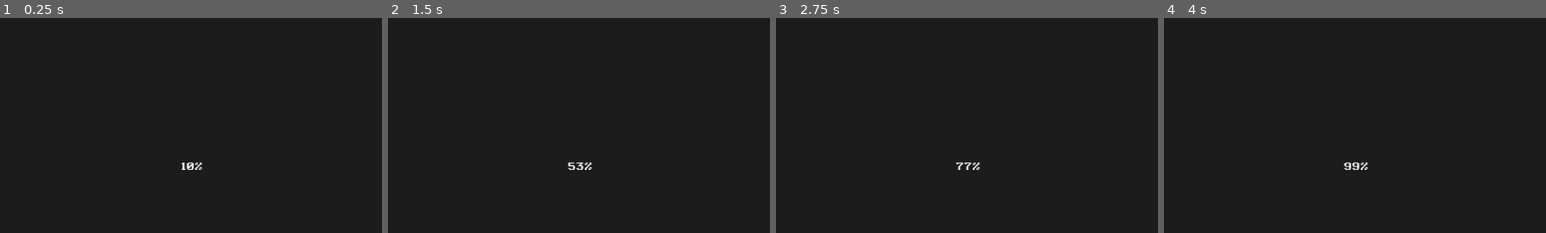
Above: before the commit, frames 1-4 (left to right).
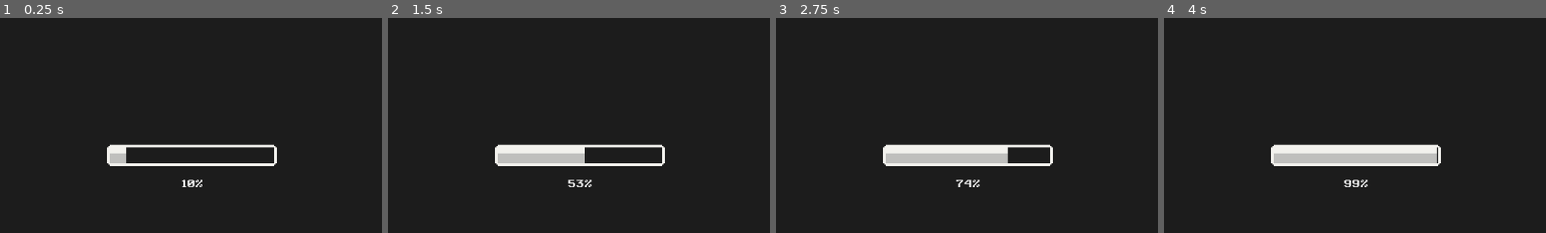
Above: after the commit, the same moments.

Repository: VileOar/ludum-dare-54
Game: Godot game, scene res://scenes/start_menu/main_menu_draft.tscn
Two runs of this game, one before a commit and one after it. Both use one fixed random seed, a clock stepped at 60 frames per second and the inputs below. Before the commit the project starts from res://scenes/main_menu.tscn. Sound files missing from this copy of the repository are replaced by a short silence.
Inputs (mouse positions are % of the whole screen's width and height, from its top left):
- Up to frame 1 (0.25 s): no input
- Up to frame 2 (1.5 s): click (50, 43) at 0.5 s, where only the run after the commit has a clickable "Start"; click (50, 43) at 1.25 s, where only the run after the commit has a clickable "Start"
- Up to frame 3 (2.75 s): click (50, 43) at 2 s, where only the run after the commit has a clickable "Start"
- Up to frame 4 (4 s): click (50, 56) at 2.75 s, where only the run after the commit has a clickable "How to Play"; click (50, 69) at 3.5 s, where only the run after the commit has a clickable "Credits"
The pictures show only the part of the screen within x 25-75%, y 50-100%; the shares and areas given below are measured in that part.

The runs differ from the first frame. In frame 1, 2.0% of the frame differs, in the area x 28-73%, y 58-79%; in frame 2, 3.3%; in frame 3, 3.9%; in frame 4, 4.7%.

Commit message:
finished main menu

Diff:
--- a/assets/themes/default_theme.tres
+++ b/assets/themes/default_theme.tres
@@ -342,6 +342,32 @@
 texture_margin_right = 16.0
 texture_margin_bottom = 8.0
 region_rect = Rect2(0, 288, 96, 96)
+
+[sub_resource type="StyleBoxFlat" id="StyleBoxFlat_bgk3w"]
+content_margin_left = 8.0
+content_margin_top = 32.0
+content_margin_right = 8.0
+content_margin_bottom = 32.0
+bg_color = Color(0.396078, 0.862745, 0.839216, 1)
+
+[sub_resource type="StyleBoxFlat" id="StyleBoxFlat_ko25w"]
+content_margin_left = 8.0
+content_margin_top = 32.0
+content_margin_right = 8.0
+content_margin_bottom = 32.0
+bg_color = Color(0.396078, 0.862745, 0.839216, 1)
+
+[sub_resource type="StyleBoxFlat" id="StyleBoxFlat_55vi4"]
+content_margin_left = 8.0
+content_margin_top = 32.0
+content_margin_right = 8.0
+content_margin_bottom = 32.0
+bg_color = Color(0.74902, 0.74902, 0.741176, 1)
+
+[sub_resource type="StyleBoxFlat" id="StyleBoxFlat_re8m2"]
+content_margin_left = 8.0
+content_margin_right = 8.0
+bg_color = Color(0.156863, 0.643137, 0.796078, 1)
 
 [sub_resource type="StyleBoxTexture" id="StyleBoxTexture_qu1sc"]
 texture = ExtResource("1_xv5vh")
@@ -447,5 +473,9 @@
 TitlePanel/styles/panel = SubResource("StyleBoxTexture_3dgwe")
 ToolbarPanel/base_type = &"PanelContainer"
 ToolbarPanel/styles/panel = SubResource("StyleBoxTexture_f1jrm")
+VScrollBar/styles/grabber = SubResource("StyleBoxFlat_bgk3w")
+VScrollBar/styles/grabber_highlight = SubResource("StyleBoxFlat_ko25w")
+VScrollBar/styles/grabber_pressed = SubResource("StyleBoxFlat_55vi4")
+VScrollBar/styles/scroll = SubResource("StyleBoxFlat_re8m2")
 WindowPanel/base_type = &"PanelContainer"
 WindowPanel/styles/panel = SubResource("StyleBoxTexture_qu1sc")
--- a/project.godot
+++ b/project.godot
@@ -12,7 +12,7 @@
 
 config/name="Bonzios"
 config/description="OS simulation game."
-run/main_scene="res://scenes/main_menu.tscn"
+run/main_scene="res://scenes/start_menu/main_menu_draft.tscn"
 config/features=PackedStringArray("4.1", "Forward Plus")
 config/icon="res://assets/gfx/virus_frame.png"
 
--- a/scenes/main_menu.tscn
+++ b/scenes/main_menu.tscn
@@ -438,10 +438,11 @@
 offset_bottom = 648.0
 
 [node name="ProgressBar" type="ProgressBar" parent="ProgressCenter"]
+modulate = Color(1, 1, 1, 0)
 layout_mode = 2
 theme_override_styles/background = SubResource("StyleBoxEmpty_df11f")
 theme_override_styles/fill = SubResource("StyleBoxEmpty_pjkjx")
-value = 94.4
+value = 100.0
 
 [node name="TitleContainer" type="CenterContainer" parent="."]
 modulate = Color(1, 1, 1, 0)
@@ -461,6 +462,7 @@
 offset_bottom = 40.0
 
 [node name="UserContainer" type="CenterContainer" parent="MainUsers"]
+visible = false
 modulate = Color(1, 1, 1, 0)
 layout_mode = 0
 offset_top = 192.0
--- /dev/null
+++ b/scenes/start_menu/boot_screen.gd
@@ -0,0 +1,11 @@
+extends Control
+class_name BootScreen
+
+@onready var _progress_bar = %ProgressBar
+@onready var _progress_label = %ProgressLabel
+
+@export var value: float:
+	set(val):
+		value = val
+		_progress_bar.value = val
+		_progress_label.value = val
--- a/scenes/start_menu/boot_screen.tscn
+++ b/scenes/start_menu/boot_screen.tscn
@@ -1,4 +1,6 @@
-[gd_scene load_steps=3 format=3 uid="uid://b7pmiea2m8gvm"]
+[gd_scene load_steps=4 format=3 uid="uid://b7pmiea2m8gvm"]
+
+[ext_resource type="Script" path="res://scenes/start_menu/boot_screen.gd" id="1_ek302"]
 
 [sub_resource type="StyleBoxEmpty" id="StyleBoxEmpty_2bo5r"]
 
@@ -11,6 +13,7 @@
 anchor_bottom = 1.0
 grow_horizontal = 2
 grow_vertical = 2
+script = ExtResource("1_ek302")
 
 [node name="BGTransition" type="ColorRect" parent="."]
 layout_mode = 1
@@ -38,6 +41,7 @@
 theme_override_constants/separation = 16
 
 [node name="ProgressBar" type="ProgressBar" parent="ProgressCentre/VBoxContainer"]
+unique_name_in_owner = true
 custom_minimum_size = Vector2(256, 32)
 layout_mode = 2
 size_flags_horizontal = 4
@@ -45,7 +49,7 @@
 show_percentage = false
 
 [node name="ProgressLabel" type="ProgressBar" parent="ProgressCentre/VBoxContainer"]
+unique_name_in_owner = true
 layout_mode = 2
 theme_override_styles/background = SubResource("StyleBoxEmpty_2bo5r")
 theme_override_styles/fill = SubResource("StyleBoxEmpty_gm4jk")
-value = 94.4
--- a/scenes/start_menu/how_to_play.tscn
+++ b/scenes/start_menu/how_to_play.tscn
@@ -31,7 +31,7 @@
 
 [sub_resource type="AtlasTexture" id="AtlasTexture_5r0ol"]
 atlas = ExtResource("4_abcgw")
-region = Rect2(128, 0, 64, 64)
+region = Rect2(129, 0, 64, 64)
 
 [node name="HowToPlay" type="MarginContainer"]
 anchors_preset = 15
--- a/scenes/start_menu/main_menu.gd
+++ b/scenes/start_menu/main_menu.gd
@@ -4,6 +4,7 @@
 @export var main_scene : PackedScene
 
 @onready var _menu_audio = $MenuAudio
+@onready var _animation_player = %AnimationPlayer
 
 @onready var _main_buttons = %Buttons
 @onready var _backable_screens = %BackableScreens
@@ -28,6 +29,8 @@
 
 
 func _on_start_pressed():
+	_animation_player.play("start")
+	await _animation_player.animation_finished
 	get_tree().change_scene_to_packed(main_scene)
 
 
--- a/scenes/start_menu/main_menu_draft.tscn
+++ b/scenes/start_menu/main_menu_draft.tscn
@@ -7,6 +7,182 @@
 [ext_resource type="FontFile" uid="uid://b2deer6q5fn0e" path="res://assets/fonts/DotGothic16-Regular.ttf" id="3_vuigh"]
 [ext_resource type="PackedScene" uid="uid://c5fyc1alkq7jd" path="res://scenes/start_menu/credits.tscn" id="4_cpw2a"]
 [ext_resource type="PackedScene" uid="uid://bclnq8r0xonxq" path="res://scenes/start_menu/how_to_play.tscn" id="5_2yyt8"]
+
+[sub_resource type="Animation" id="Animation_rjk1x"]
+resource_name = "enter"
+length = 13.0
+step = 0.05
+tracks/0/type = "value"
+tracks/0/imported = false
+tracks/0/enabled = true
+tracks/0/path = NodePath("BootScreen:value")
+tracks/0/interp = 1
+tracks/0/loop_wrap = true
+tracks/0/keys = {
+"times": PackedFloat32Array(0, 0.5, 0.7, 1, 1.3, 1.8, 2.3, 3.2, 4, 4.3, 4.4, 4.55, 4.75, 4.9, 5.2, 5.5, 6.1, 6.7, 7.1),
+"transitions": PackedFloat32Array(1, 1, 1, 1, 1, 1, 1, 1, 1, 1, 1, 1, 1, 1, 1, 1, 1, 1, 1),
+"update": 0,
+"values": [0.0, 20.0, 20.0, 21.0, 53.0, 53.0, 55.0, 93.0, 99.0, 99.0, 92.0, 92.0, 68.0, 68.0, 61.0, 61.0, 62.0, 75.0, 100.0]
+}
+tracks/1/type = "method"
+tracks/1/imported = false
+tracks/1/enabled = true
+tracks/1/path = NodePath("MenuAudio")
+tracks/1/interp = 1
+tracks/1/loop_wrap = true
+tracks/1/keys = {
+"times": PackedFloat32Array(8),
+"transitions": PackedFloat32Array(1),
+"values": [{
+"args": [],
+"method": &"start_menu_music"
+}]
+}
+tracks/2/type = "value"
+tracks/2/imported = false
+tracks/2/enabled = true
+tracks/2/path = NodePath("BootScreen:modulate")
+tracks/2/interp = 1
+tracks/2/loop_wrap = true
+tracks/2/keys = {
+"times": PackedFloat32Array(0, 7.5, 8),
+"transitions": PackedFloat32Array(1, 1, 1),
+"update": 0,
+"values": [Color(1, 1, 1, 1), Color(1, 1, 1, 1), Color(1, 1, 1, 0)]
+}
+tracks/3/type = "value"
+tracks/3/imported = false
+tracks/3/enabled = true
+tracks/3/path = NodePath("BootScreen:visible")
+tracks/3/interp = 1
+tracks/3/loop_wrap = true
+tracks/3/keys = {
+"times": PackedFloat32Array(0, 8),
+"transitions": PackedFloat32Array(1, 1),
+"update": 1,
+"values": [true, false]
+}
+tracks/4/type = "value"
+tracks/4/imported = false
+tracks/4/enabled = true
+tracks/4/path = NodePath("ColorRect2:visible")
+tracks/4/interp = 1
+tracks/4/loop_wrap = true
+tracks/4/keys = {
+"times": PackedFloat32Array(0),
+"transitions": PackedFloat32Array(1),
+"update": 1,
+"values": [false]
+}
+tracks/5/type = "value"
+tracks/5/imported = false
+tracks/5/enabled = true
+tracks/5/path = NodePath("ColorRect2:modulate")
+tracks/5/interp = 1
+tracks/5/loop_wrap = true
+tracks/5/keys = {
+"times": PackedFloat32Array(0),
+"transitions": PackedFloat32Array(1),
+"update": 0,
+"values": [Color(1, 1, 1, 0)]
+}
+
+[sub_resource type="Animation" id="Animation_3lu5x"]
+length = 0.001
+tracks/0/type = "value"
+tracks/0/imported = false
+tracks/0/enabled = true
+tracks/0/path = NodePath("BootScreen:value")
+tracks/0/interp = 1
+tracks/0/loop_wrap = true
+tracks/0/keys = {
+"times": PackedFloat32Array(0),
+"transitions": PackedFloat32Array(1),
+"update": 0,
+"values": [0.0]
+}
+tracks/1/type = "value"
+tracks/1/imported = false
+tracks/1/enabled = true
+tracks/1/path = NodePath("BootScreen:modulate")
+tracks/1/interp = 1
+tracks/1/loop_wrap = true
+tracks/1/keys = {
+"times": PackedFloat32Array(0),
+"transitions": PackedFloat32Array(1),
+"update": 0,
+"values": [Color(1, 1, 1, 1)]
+}
+tracks/2/type = "value"
+tracks/2/imported = false
+tracks/2/enabled = true
+tracks/2/path = NodePath("BootScreen:visible")
+tracks/2/interp = 1
+tracks/2/loop_wrap = true
+tracks/2/keys = {
+"times": PackedFloat32Array(0),
+"transitions": PackedFloat32Array(1),
+"update": 1,
+"values": [true]
+}
+tracks/3/type = "value"
+tracks/3/imported = false
+tracks/3/enabled = true
+tracks/3/path = NodePath("ColorRect2:visible")
+tracks/3/interp = 1
+tracks/3/loop_wrap = true
+tracks/3/keys = {
+"times": PackedFloat32Array(0),
+"transitions": PackedFloat32Array(1),
+"update": 1,
+"values": [false]
+}
+tracks/4/type = "value"
+tracks/4/imported = false
+tracks/4/enabled = true
+tracks/4/path = NodePath("ColorRect2:modulate")
+tracks/4/interp = 1
+tracks/4/loop_wrap = true
+tracks/4/keys = {
+"times": PackedFloat32Array(0),
+"transitions": PackedFloat32Array(1),
+"update": 0,
+"values": [Color(1, 1, 1, 0)]
+}
+
+[sub_resource type="Animation" id="Animation_blpag"]
+resource_name = "start"
+tracks/0/type = "value"
+tracks/0/imported = false
+tracks/0/enabled = true
+tracks/0/path = NodePath("ColorRect2:visible")
+tracks/0/interp = 1
+tracks/0/loop_wrap = true
+tracks/0/keys = {
+"times": PackedFloat32Array(0),
+"transitions": PackedFloat32Array(1),
+"update": 1,
+"values": [true]
+}
+tracks/1/type = "value"
+tracks/1/imported = false
+tracks/1/enabled = true
+tracks/1/path = NodePath("ColorRect2:modulate")
+tracks/1/interp = 1
+tracks/1/loop_wrap = true
+tracks/1/keys = {
+"times": PackedFloat32Array(0, 0.3),
+"transitions": PackedFloat32Array(1, 1),
+"update": 0,
+"values": [Color(1, 1, 1, 0), Color(1, 1, 1, 1)]
+}
+
+[sub_resource type="AnimationLibrary" id="AnimationLibrary_aoyuq"]
+_data = {
+"RESET": SubResource("Animation_3lu5x"),
+"enter": SubResource("Animation_rjk1x"),
+"start": SubResource("Animation_blpag")
+}
 
 [node name="MainMenu" type="Control"]
 layout_mode = 3
@@ -29,10 +205,6 @@
 
 [node name="MenuAudio" parent="." instance=ExtResource("1_ncvqk")]
 
-[node name="BootScreen" parent="." instance=ExtResource("2_jy82d")]
-visible = false
-layout_mode = 1
-
 [node name="VBoxContainer" type="VBoxContainer" parent="."]
 layout_mode = 1
 anchors_preset = 15
@@ -120,6 +292,27 @@
 theme_type_variation = &"BIOSButton"
 text = "Go Back"
 
+[node name="BootScreen" parent="." instance=ExtResource("2_jy82d")]
+layout_mode = 1
+
+[node name="ColorRect2" type="ColorRect" parent="."]
+visible = false
+modulate = Color(1, 1, 1, 0)
+layout_mode = 1
+anchors_preset = 15
+anchor_right = 1.0
+anchor_bottom = 1.0
+grow_horizontal = 2
+grow_vertical = 2
+color = Color(0.109804, 0.109804, 0.109804, 1)
+
+[node name="AnimationPlayer" type="AnimationPlayer" parent="."]
+unique_name_in_owner = true
+autoplay = "enter"
+libraries = {
+"": SubResource("AnimationLibrary_aoyuq")
+}
+
 [connection signal="pressed" from="VBoxContainer/Screens/Buttons/Start" to="." method="_on_start_pressed"]
 [connection signal="pressed" from="VBoxContainer/Screens/Buttons/HowToPlay" to="." method="_on_how_to_play_pressed"]
 [connection signal="pressed" from="VBoxContainer/Screens/Buttons/Credits" to="." method="_on_credits_pressed"]
--- a/scenes/ui/blue_screen.tscn
+++ b/scenes/ui/blue_screen.tscn
@@ -45,7 +45,7 @@
 
 [node name="Label" type="Label" parent="MarginContainer/VBoxContainer"]
 layout_mode = 2
-text = "A problem has been detected and Bonzios has been shut down to prevent damage to your computer :("
+text = "A problem has been detected and Bonzios SP 9.5 has been shut down to prevent damage to your computer :("
 autowrap_mode = 2
 
 [node name="Label2" type="Label" parent="MarginContainer/VBoxContainer"]
--- a/scripts/audio/menu_audio.gd
+++ b/scripts/audio/menu_audio.gd
@@ -50,5 +50,5 @@
 
 # stop the music -- otherwise it continues to run at silent volume
 func _on_TweenOut_tween_completed(object, _key):
-	print("fade out completed")
+	#print("fade out completed")
 	object.stop()
--- a/scripts/autoloads/global.gd
+++ b/scripts/autoloads/global.gd
@@ -25,7 +25,7 @@
 	WIZARD, ## player has to click next and not misclick the last option
 }
 
-const MAX_WINDOWS := 12
+const MAX_WINDOWS := 20
 const MAX_RANDOM_FILES := 100 # just the ones that are normally spawned, does ot limit those spawned by folders
 								# this is just sanity limit, as if no more files spawn, player can't lose
 								# cause no more space is taken, but this limit exists just as a last resort measure
@@ -66,8 +66,8 @@
 
 var current_wave = 1:
 	set(value):
-		print("Changed wave to ")
-		print(value)
+		#print("Changed wave to ")
+		#print(value)
 		current_wave = value
 		if current_wave > WAVE_TIMES.size():
 			current_wave = WAVE_TIMES.size()
--- a/scripts/main_menu.gd
+++ b/scripts/main_menu.gd
@@ -1,4 +1,5 @@
 extends Control
+## NOTE: This script and associated scene have been rewritten
 
 @onready var _menu_audio = $MenuAudio
 
@@ -49,7 +50,7 @@
 
 
 func _on_animation_player_animation_finished(anim_name):
-	print("Animation ended = " + anim_name)
+	#print("Animation ended = " + anim_name)
 	match anim_name:
 		"turn":
 			get_tree().change_scene_to_packed(main_scene)
--- a/scripts/systems/file_spawner.gd
+++ b/scripts/systems/file_spawner.gd
@@ -52,7 +52,7 @@
 
 	if DraggableFile.file_counter < Global.MAX_RANDOM_FILES:
 		SignalManager.new_file.emit(type)
-	print(DraggableFile.file_counter)
+	#print(DraggableFile.file_counter)
 	spawn_time = WAVE_RATE[Global.current_wave]
 	spawn_timer.start(spawn_time)
 
--- a/scripts/ui/blue_screen.gd
+++ b/scripts/ui/blue_screen.gd
@@ -19,4 +19,4 @@
 		get_tree().change_scene_to_file("res://scenes/main.tscn")
 	elif event.is_action_pressed("show_help"):
 		#TODO: Implement tutorial/help screen... or not
-		print("show help")
+		#print("show help")
--- a/scripts/ui/disk_space_bar.gd
+++ b/scripts/ui/disk_space_bar.gd
@@ -48,7 +48,7 @@
 	SignalManager.play_game_over_sfx.emit()
 
 
-func _physics_process(delta):
+func _physics_process(_delta):
 	if _disk_bar_shake_strength > 0:
 		var angle = randf() * 2 * PI
 		_space_bar.position = Vector2.RIGHT.rotated(angle) * _disk_bar_shake_strength
Not shown: 1 places in assets/themes/default_theme.tres that only renumber resources
Not shown: 1 places in scenes/start_menu/main_menu_draft.tscn that only renumber resources
